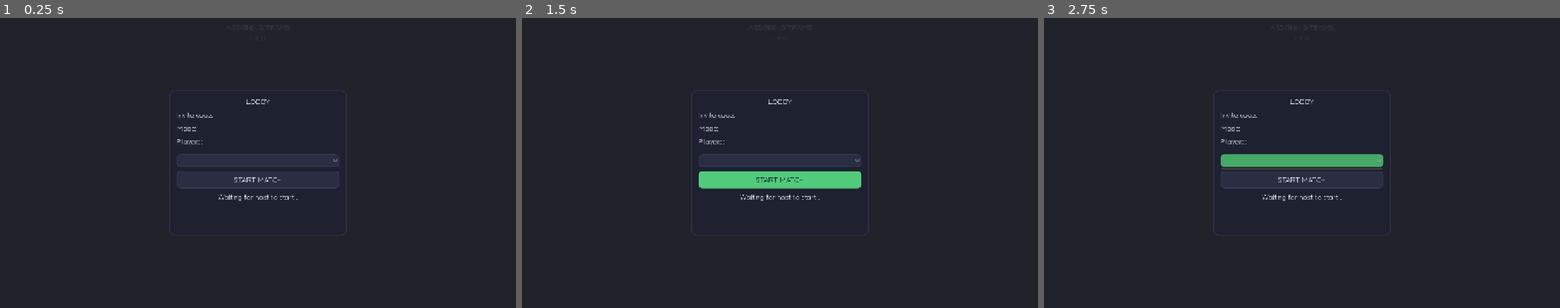
Above: before the commit, frames 1-3 (left to right).
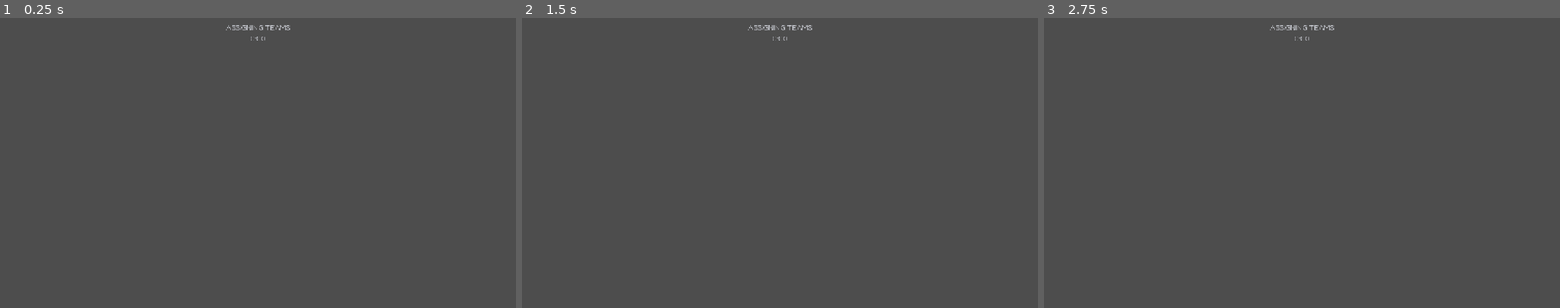
Above: after the commit, the same moments.

Repository: Occupying-Mars/meccha-girgit
Game: Godot game, scene res://scenes/game/net_game_sponza.tscn
Same seed, same stepped clock (60 frames per second), same inputs: the game is played once before the commit and once after it. This scene is started directly instead of the project's main scene.
Inputs (mouse positions are in pixels of both pictures, inside the frame that each line leads up to):
- Up to frame 1 (0.25 s): no input
- Up to frame 2 (1.5 s): click (780, 180) at 0.5 s, where only the run before the commit has a clickable "START MATCH"; click (780, 180) at 1.25 s, where only the run before the commit has a clickable "START MATCH"
- Up to frame 3 (2.75 s): click (1302, 160) at 2.02 s

The runs differ from the first frame. In frame 1, 100% of the frame differs, in the area x 0-100%, y 0-100%; in frame 2, 100%; in frame 3, 100%.
Error before the commit: Parse Error: Cannot infer the type of "who" variable because the value doesn't have a set type. (res://scripts/ui/lobby.gd:62)

Commit message:
fix(lobby): parse error broke the lobby (placeholder --/-- + both buttons)
var who := NetSession.players[id] couldn't infer type from the Dictionary
value (warning-as-error), so lobby.gd failed to load and its _ready never ran —
leaving the raw scene defaults. Typed it as String.

Note: `godot --headless --quit` doesn't compile non-main scripts like the
lobby; loading scenes/game/net_game_sponza.tscn headless does and now passes.

Co-Authored-By: Claude Opus 4.8 (1M context) <noreply@anthropic.com>

Diff:
--- a/scripts/ui/lobby.gd
+++ b/scripts/ui/lobby.gd
@@ -59,7 +59,7 @@
 		var sel := 0
 		var idx := 1
 		for id in NetSession.players:
-			var who := NetSession.players[id]
+			var who: String = NetSession.players[id]
 			if int(id) == 1:
 				who += " (you)"
 			_seeker_pick.add_item("Seeker: %s" % who, int(id))
